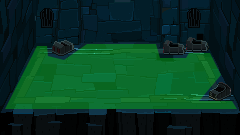
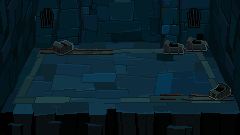
Layered file, before and after one edit (240x135). Changes by layer:
hid group "Areas" (1 layers) over (x1=5, y1=44, x2=237, y2=109)
painted on "Layer 5 copy" over (x1=160, y1=94, x2=234, y2=101)
removed layer "Layer 4" from group "View1.png" over (x1=185, y1=48, x2=207, y2=55)
painted on "Layer 3" over (x1=40, y1=48, x2=114, y2=55)
